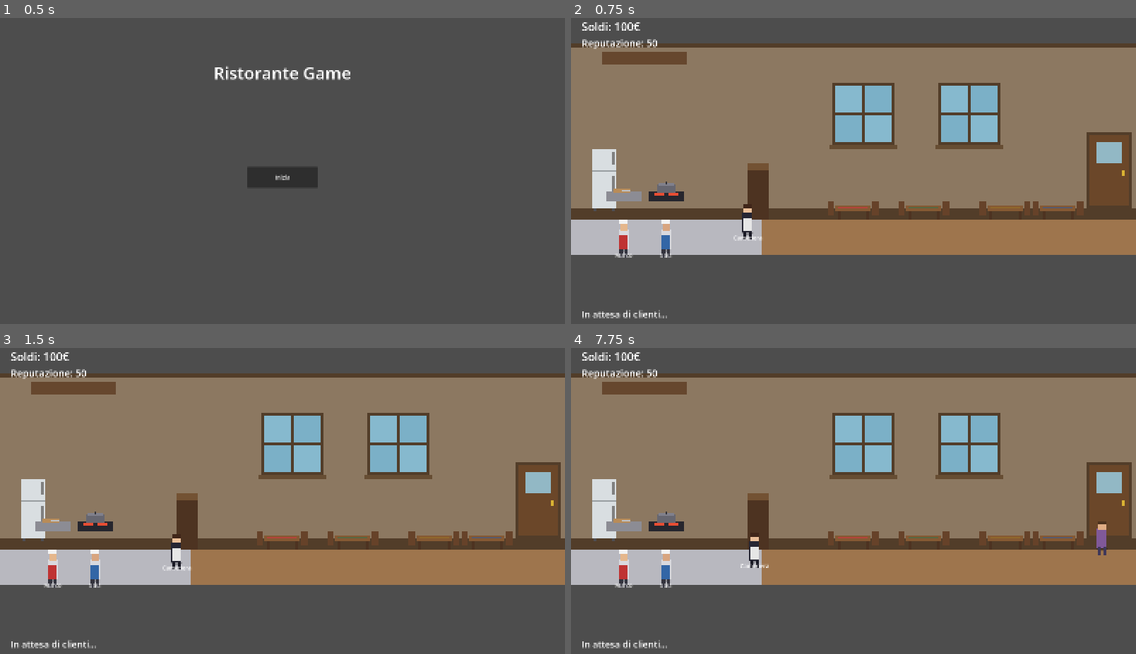
Above: before the commit, frames 1-4 (two rows, left to right).
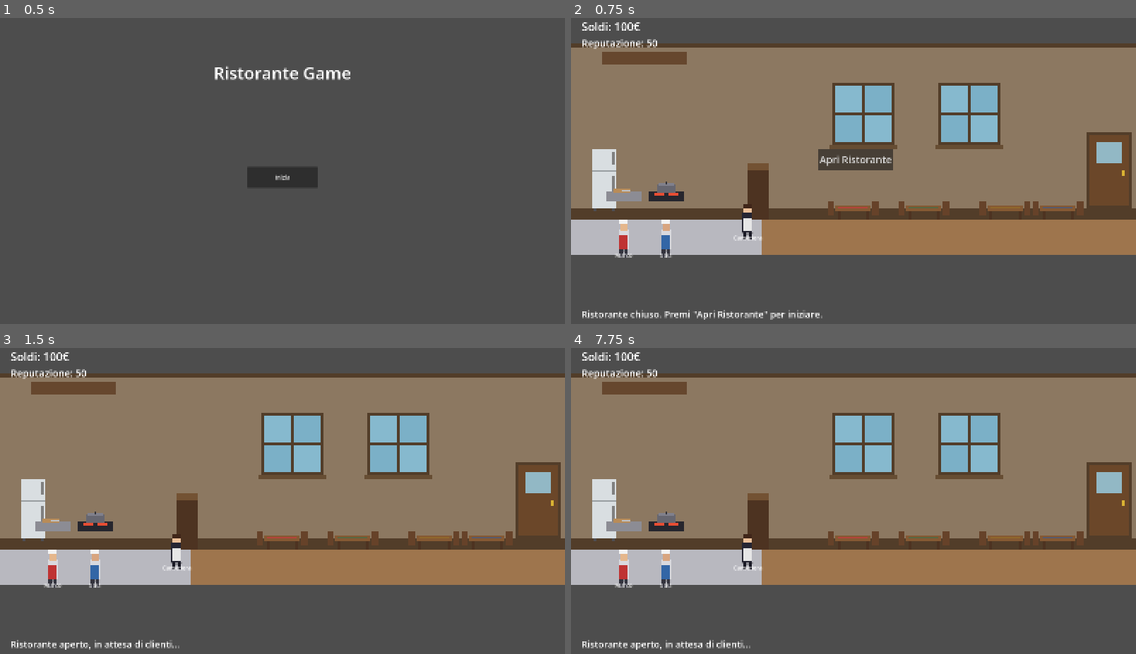
Above: after the commit, the same moments.

Repository: damarogiulio7-maker/ristorante-game
Game: Godot game, scene res://scenes/ui/main_menu.tscn
Same seed, same stepped clock (60 frames per second), same inputs: the game is played once before the commit and once after it.
Inputs (mouse positions are in pixels of both pictures, inside the frame that each line leads up to):
- Up to frame 1 (0.5 s): no input
- Up to frame 2 (0.75 s): click "Inizia" at 0.5 s
- Up to frame 3 (1.5 s): click (282, 488) at 1.25 s, where only the run after the commit has a clickable "Apri Ristorante"
- Up to frame 4 (7.75 s): tap Enter at 2, 3.5, 5 s; move the mouse to (853, 537) at 2.02 s; click (853, 537) at 2.17 s; tap Space at 2.75, 4.25, 5.75 s; move the mouse to (921, 537) at 2.77 s; click (921, 537) at 2.92 s; move the mouse to (1006, 537) at 3.52 s; click (1006, 537) at 3.67 s; move the mouse to (1056, 537) at 4.27 s; click (1056, 537) at 4.42 s; move the mouse to (1023, 543) at 5.02 s; click (1023, 543) at 5.17 s; move the mouse to (684, 448) at 5.77 s; click (684, 448) at 5.92 s; move the mouse to (881, 497) at 6.52 s; click (881, 497) at 6.67 s; move the mouse to (768, 418) at 7.27 s; click (768, 418) at 7.42 s

Frame 1 is identical in both runs. In frame 2, 1.4% of the frame differs, in the area x 2-57%, y 42-99%; in frame 3, 0.4%; in frame 4, 0.9%.

Commit message:
2 passaggio di strutturamento

Diff:
--- a/project.godot
+++ b/project.godot
@@ -1,23 +1,14 @@
 ; Engine configuration file.
-; It's best edited using the editor UI and not directly,
-; since the parameters that go here are not all obvious.
-;
-; Format:
-;   [section] ; section goes between []
-;   param=value ; assign values to parameters
+; Non modificare manualmente le sezioni tra [] se non sai cosa fai.
 
 config_version=5
-
-[animation]
-
-compatibility/default_parent_skeleton_in_mesh_instance_3d=true
 
 [application]
 
 config/name="Ristorante Game"
 config/description="Gestionale/simulazione di ristorante ispirato al mondo della cucina reale."
 run/main_scene="res://scenes/ui/main_menu.tscn"
-config/features=PackedStringArray("4.7", "Mobile")
+config/features=PackedStringArray("4.3", "Mobile")
 config/icon="res://assets/sprites/icon.svg"
 
 [display]
--- a/scenes/kitchen/kitchen_room.tscn
+++ b/scenes/kitchen/kitchen_room.tscn
@@ -606,6 +606,22 @@
 color = Color(0.8, 0.82, 0.85, 1)
 polygon = PackedVector2Array(-10, 0, 6, -8, 10, -4, -6, 4)
 
+[node name="ClickArea" type="Area2D" parent="Stations/CuttingStation"]
+input_pickable = true
+
+[node name="Shape" type="CollisionShape2D" parent="Stations/CuttingStation/ClickArea"]
+shape = SubResource("table_click_shape")
+
+[node name="ReadyPrompt" type="Label" parent="Stations/CuttingStation"]
+offset_left = -12.0
+offset_top = -70.0
+offset_right = 12.0
+offset_bottom = -40.0
+theme_override_font_sizes/font_size = 30
+theme_override_colors/font_color = Color(0.95, 0.85, 0.2, 1)
+text = "❗"
+horizontal_alignment = 1
+
 [node name="CookingStation" type="Node2D" parent="Stations"]
 position = Vector2(270, 420)
 script = ExtResource("3")
@@ -676,6 +692,22 @@
 position = Vector2(0, -20)
 color = Color(0.95, 0.55, 0.15, 1)
 polygon = PackedVector2Array(0, -10, 6, 0, 3, 6, 0, 2, -3, 6, -6, 0)
+
+[node name="ClickArea" type="Area2D" parent="Stations/CookingStation"]
+input_pickable = true
+
+[node name="Shape" type="CollisionShape2D" parent="Stations/CookingStation/ClickArea"]
+shape = SubResource("table_click_shape")
+
+[node name="ReadyPrompt" type="Label" parent="Stations/CookingStation"]
+offset_left = -12.0
+offset_top = -70.0
+offset_right = 12.0
+offset_bottom = -40.0
+theme_override_font_sizes/font_size = 30
+theme_override_colors/font_color = Color(0.95, 0.85, 0.2, 1)
+text = "❗"
+horizontal_alignment = 1
 
 [node name="Staff" type="Node2D" parent="."]
 position = Vector2(0, 100)
@@ -887,3 +919,11 @@
 offset_bottom = 900.0
 theme_override_font_sizes/font_size = 26
 text = ""
+
+[node name="OpenButton" type="Button" parent="HUD"]
+offset_left = 700.0
+offset_top = 400.0
+offset_right = 900.0
+offset_bottom = 460.0
+theme_override_font_sizes/font_size = 28
+text = "Apri Ristorante"
--- a/scripts/customer/customer_manager.gd
+++ b/scripts/customer/customer_manager.gd
@@ -5,6 +5,7 @@
 
 @export var spawn_interval_seconds: float = 7.0
 
+var is_open: bool = false
 var tables: Array[TableSpot] = []
 var door_position: Vector2 = Vector2.ZERO
 var customer_scene: PackedScene
@@ -13,6 +14,8 @@
 var _timer: float = 0.0
 
 func _process(delta: float) -> void:
+	if not is_open:
+		return
 	if customer_scene == null or customers_container == null:
 		return
 	_timer += delta
--- a/scripts/kitchen/kitchen_room.gd
+++ b/scripts/kitchen/kitchen_room.gd
@@ -49,9 +49,16 @@
 	game_manager.reputation_changed.connect(_on_reputation_changed)
 	game_manager.order_completed.connect(_on_order_completed)
 
+	var open_button: Button = $HUD/OpenButton
+	open_button.pressed.connect(func():
+		customer_manager.is_open = true
+		open_button.visible = false
+		log_label.text = "Ristorante aperto, in attesa di clienti..."
+	)
+
 	_on_money_changed(game_manager.money)
 	_on_reputation_changed(game_manager.reputation)
-	log_label.text = "In attesa di clienti..."
+	log_label.text = "Ristorante chiuso. Premi \"Apri Ristorante\" per iniziare."
 
 func _on_money_changed(new_amount: int) -> void:
 	money_label.text = "Soldi: %d€" % new_amount
--- a/scripts/kitchen/work_station.gd
+++ b/scripts/kitchen/work_station.gd
@@ -1,9 +1,10 @@
 extends Node2D
 class_name WorkStation
 
-## Rappresenta una stazione di lavoro in cucina (es. taglio, cottura, impiattamento).
-## Ogni stazione riceve un ingrediente, lo lavora in un certo tempo, e produce un
-## risultato. Emette progress_updated (0..1) per mostrare una barra di preparazione.
+## Rappresenta una stazione di lavoro in cucina (es. taglio, cottura).
+## Quando un cuoco arriva, la stazione aspetta un click per iniziare, poi il
+## giocatore deve continuare a cliccare per far procedere la preparazione
+## (stile Cooking Mama/Overcooked) fino al completamento.
 
 @export var station_name: String = "Stazione"
 @export var work_time_seconds: float = 3.0
@@ -11,32 +12,72 @@
 signal work_started(item_name: String)
 signal work_completed(item_name: String, result_name: String)
 signal progress_updated(fraction: float)
+signal player_start_requested
 
-var _is_working: bool = false
+var _is_busy: bool = false
+var _in_progress: bool = false
+var _waiting_for_first_click: bool = false
 var _current_item: String = ""
-var _elapsed: float = 0.0
+var _current_result: String = ""
+var _taps_done: int = 0
+var _taps_required: int = 3
 
-func start_work(item_name: String, result_name: String) -> void:
-	if _is_working:
+@onready var click_area: Area2D = $ClickArea if has_node("ClickArea") else null
+@onready var ready_prompt: Label = $ReadyPrompt if has_node("ReadyPrompt") else null
+
+func _ready() -> void:
+	if click_area:
+		click_area.input_event.connect(_on_click_area_input)
+	if ready_prompt:
+		ready_prompt.visible = false
+
+func show_ready_prompt(show: bool) -> void:
+	_waiting_for_first_click = show
+	if ready_prompt:
+		ready_prompt.text = "❗"
+		ready_prompt.visible = show
+
+func _on_click_area_input(_viewport, event: InputEvent, _shape_idx: int) -> void:
+	if event is InputEventMouseButton and event.pressed and event.button_index == MOUSE_BUTTON_LEFT:
+		if _waiting_for_first_click:
+			_waiting_for_first_click = false
+			if ready_prompt:
+				ready_prompt.visible = false
+			player_start_requested.emit()
+		elif _in_progress:
+			_register_tap()
+
+func start_work(item_name: String, result_name: String, duration: float) -> void:
+	if _is_busy:
 		push_warning("%s è già occupata." % station_name)
 		return
 
-	_is_working = true
+	_is_busy = true
+	_in_progress = true
 	_current_item = item_name
-	_elapsed = 0.0
+	_current_result = result_name
+	_taps_done = 0
+	_taps_required = max(3, int(round(duration * 2.0)))
 	work_started.emit(item_name)
-	_run_work(result_name)
+	progress_updated.emit(0.0)
+	if ready_prompt:
+		ready_prompt.text = "👆"
+		ready_prompt.visible = true
 
-func _run_work(result_name: String) -> void:
-	while _elapsed < work_time_seconds:
-		await get_tree().process_frame
-		_elapsed += get_process_delta_time()
-		progress_updated.emit(clampf(_elapsed / work_time_seconds, 0.0, 1.0))
+func _register_tap() -> void:
+	_taps_done += 1
+	progress_updated.emit(clampf(float(_taps_done) / float(_taps_required), 0.0, 1.0))
+	if _taps_done >= _taps_required:
+		_complete_work()
 
-	_is_working = false
-	work_completed.emit(_current_item, result_name)
+func _complete_work() -> void:
+	_is_busy = false
+	_in_progress = false
+	if ready_prompt:
+		ready_prompt.visible = false
+	work_completed.emit(_current_item, _current_result)
 	_current_item = ""
 	progress_updated.emit(0.0)
 
 func is_busy() -> bool:
-	return _is_working
+	return _is_busy
--- a/scripts/staff/staff_member.gd
+++ b/scripts/staff/staff_member.gd
@@ -1,11 +1,11 @@
 extends Node2D
 class_name StaffMember
 
-## Un membro dello staff che lavora in autonomia: si sposta verso una
-## stazione libera, ci lavora, poi torna disponibile per il prossimo compito.
-## Il giocatore non lo controlla direttamente: lo assume e lo supervisiona.
+## Un membro dello staff che si sposta verso una stazione libera e aspetta
+## che il giocatore clicchi la stazione per iniziare davvero a lavorare.
+## Il giocatore non lo controlla direttamente, ma deve dare il via al lavoro.
 
-enum State { IDLE, MOVING_TO_STATION, WORKING }
+enum State { IDLE, MOVING_TO_STATION, WAITING_FOR_PLAYER, WORKING }
 
 @export var staff_name: String = "Cuoco"
 @export var move_speed: float = 120.0
@@ -33,7 +33,18 @@
 		var target_pos: Vector2 = _target_station.global_position
 		global_position = global_position.move_toward(target_pos, move_speed * delta)
 		if global_position.distance_to(target_pos) < 4.0:
-			_begin_work()
+			_arrive_at_station()
+
+func _arrive_at_station() -> void:
+	state = State.WAITING_FOR_PLAYER
+	_target_station.show_ready_prompt(true)
+	_target_station.player_start_requested.connect(_on_player_start, CONNECT_ONE_SHOT)
+
+func _on_player_start() -> void:
+	if state != State.WAITING_FOR_PLAYER:
+		return
+	_target_station.show_ready_prompt(false)
+	_begin_work()
 
 func _begin_work() -> void:
 	state = State.WORKING
@@ -45,10 +56,9 @@
 	if not _target_station.work_completed.is_connected(_on_station_work_completed):
 		_target_station.work_completed.connect(_on_station_work_completed, CONNECT_ONE_SHOT)
 
-	# La velocità effettiva viene leggermente influenzata dallo skill_level.
 	var speed_bonus: float = 1.0 + (skill_level - 1) * 0.15
-	_target_station.work_time_seconds = max(0.5, _target_station.work_time_seconds / speed_bonus)
-	_target_station.start_work(item_name, result_name)
+	var duration: float = max(0.5, _target_station.work_time_seconds / speed_bonus)
+	_target_station.start_work(item_name, result_name, duration)
 
 func _on_station_work_completed(_item_name: String, result_name: String) -> void:
 	_current_order["result_name"] = result_name
